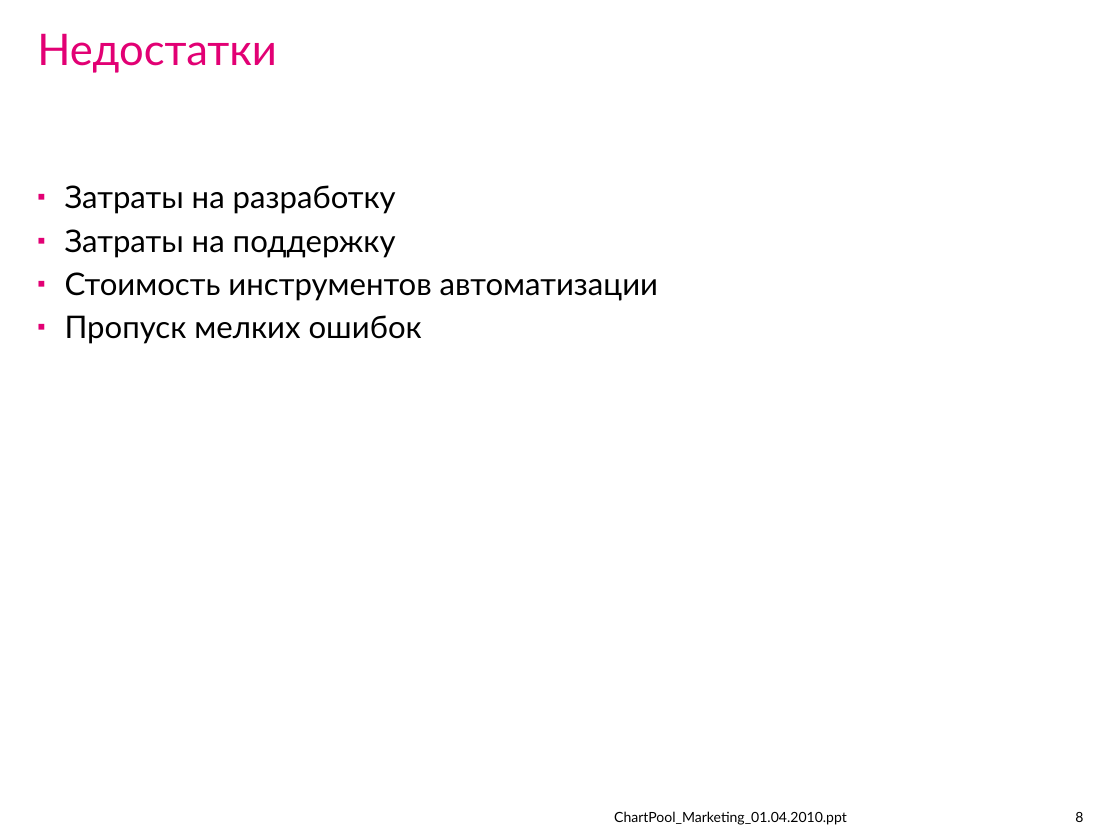
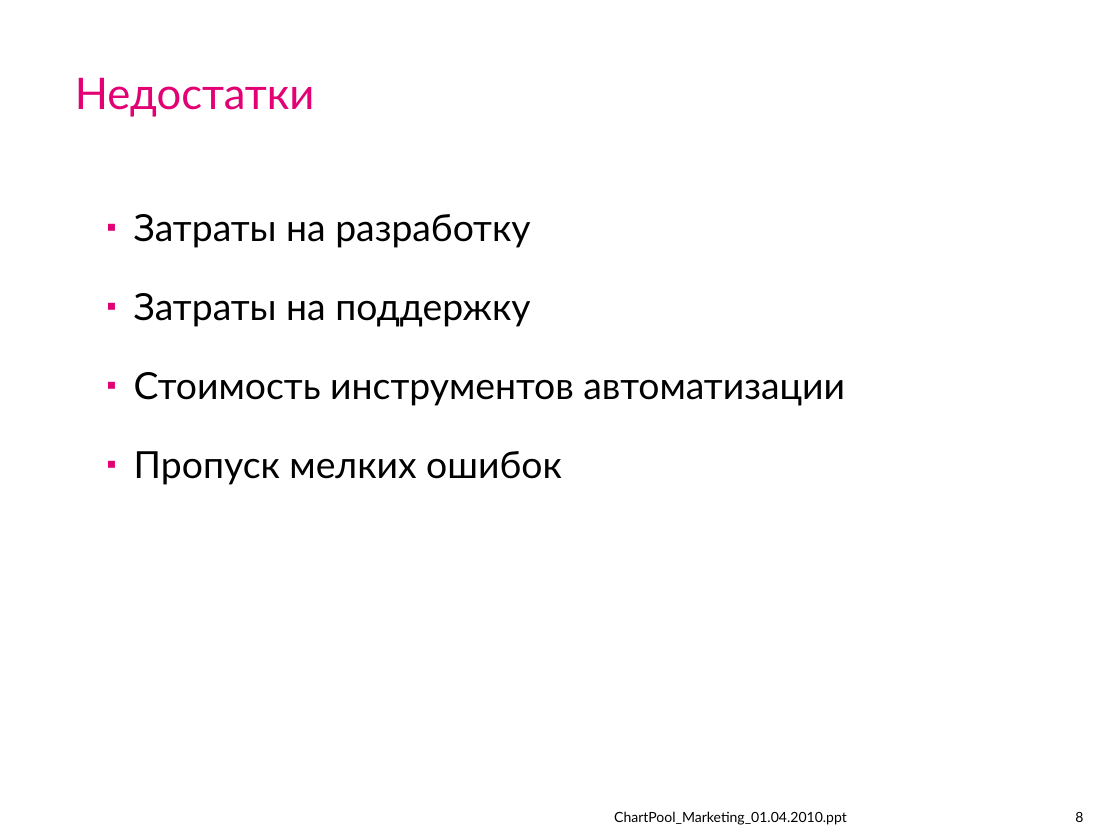
Before and after one commit to IvanCS/JMeterAvtoTestingDemo, a slide deck: slide 8 of documents/presentation.ppt. Drawn at 1120x840 pixels with LibreOffice and Linux fonts; fonts in the diff are those of the drawing; background and template pictures are left out. Boxes give left, top, right and bottom in pixels: in the first picture for what was removed or moved away, otherwise in the second. Text is boxed around its words. In the diff, an @@ line names an element or a change of style, - is before the commit and + after.

```diff
--- a/documents/presentation.ppt
+++ b/documents/presentation.ppt
@@ title "Недостатки": place and size @@
-title "Недостатки" at <box>37,33,277,73</box>
+title "Недостатки" at <box>75,77,315,117</box>
@@ text "Затраты на разработку": place and size @@
-text "Затраты на разработку" at <box>65,185,658,344</box>
+text "Затраты на разработку" at <box>134,214,845,485</box>
@@ text "Затраты на разработку" at <box>134,214,845,485</box>: size 20 to 24 pt; line spacing 0.9 to 1.5; more space between paragraphs @@
```
Also in this commit, not shown: 20 other slides changed, 1 slide added, 5 slides removed, 10 other files.
